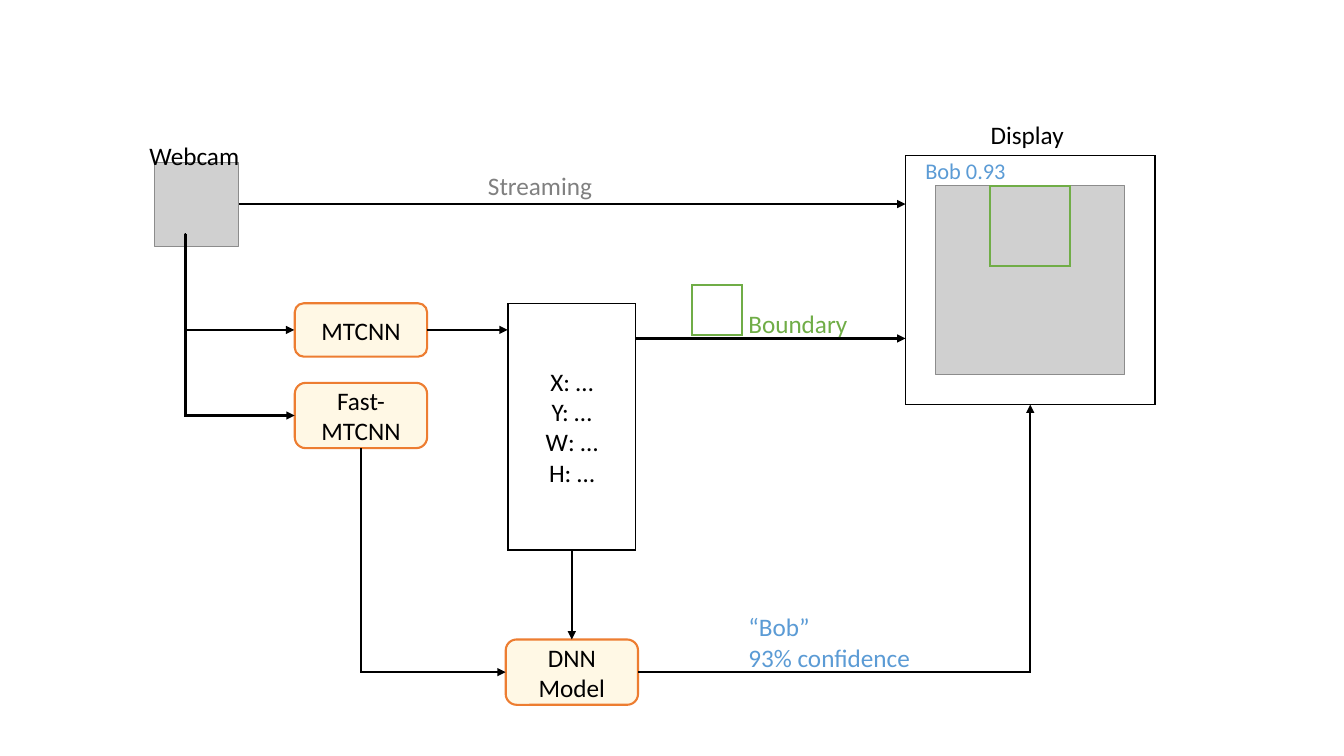
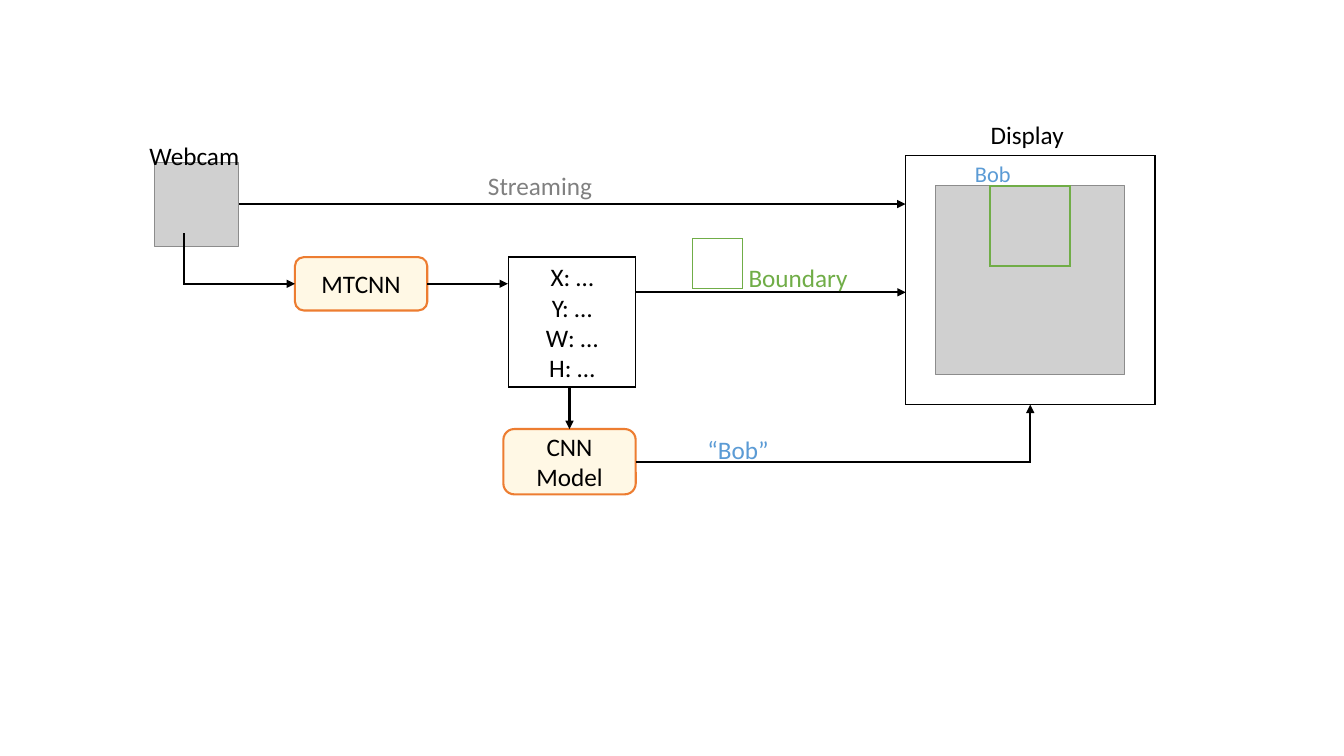
Before and after one commit to CZhao97/Facial-Identity-Recognition-With-Masks, a slide deck: slide 1 of Progress Report/plot.pptx. Drawn at 1344x756 pixels with LibreOffice and Linux fonts; fonts in the diff are those of the drawing; grey boxes stand for pictures. Boxes give left, top, right and bottom in pixels: in the first picture for what was removed or moved away, otherwise in the second. Text is boxed around its words. In the diff, an @@ line names an element or a change of style, - is before the commit and + after.

```diff
--- a/Progress Report/plot.pptx
+++ b/Progress Report/plot.pptx
@@ text at box(975, 166, 1011, 188): text changed @@
-Bob 0.93
+Bob
@@ elbow arrow moved from (186, 234) - (294, 330) to (186, 234) - (295, 284) @@
@@ elbow arrow removed from (186, 234) to (294, 415) @@
@@ rectangle "X: …": place and size @@
-rectangle "X: …" at box(508, 303, 635, 551)
+rectangle "X: …" at box(508, 257, 635, 387)
@@ 1 text, 1 rounded rectangle, 1 elbow arrow, 1 rectangle, 1 arrow: place and size @@
-1 text, 1 rounded rectangle, 1 elbow arrow, 1 rectangle, 1 arrow at box(294, 285, 905, 357)
+1 text, 1 rounded rectangle, 1 elbow arrow, 1 rectangle, 1 arrow at box(295, 239, 906, 311)
@@ rounded rectangle removed at box(294, 383, 426, 449) @@
-Fast-MTCNN
@@ arrow moved from (572, 551) - (572, 639) to (570, 387) - (570, 430) @@
@@ elbow arrow moved from (638, 673) - (1030, 404) to (636, 462) - (1030, 404) @@
@@ elbow arrow removed from (361, 449) to (506, 673) @@
@@ rounded rectangle "CNN Model": place and size @@
-rounded rectangle "CNN Model" at box(506, 639, 638, 705)
+rounded rectangle "CNN Model" at box(503, 430, 635, 495)
@@ text in rounded rectangle at box(536, 439, 602, 486): text changed @@
-DNN Model
+CNN Model
@@ text "“Bob”": place and size @@
-text "“Bob”" at box(748, 618, 910, 673)
+text "“Bob”" at box(707, 441, 768, 463)
@@ text at box(748, 649, 910, 673): paragraph removed @@
-93% confidence
```
